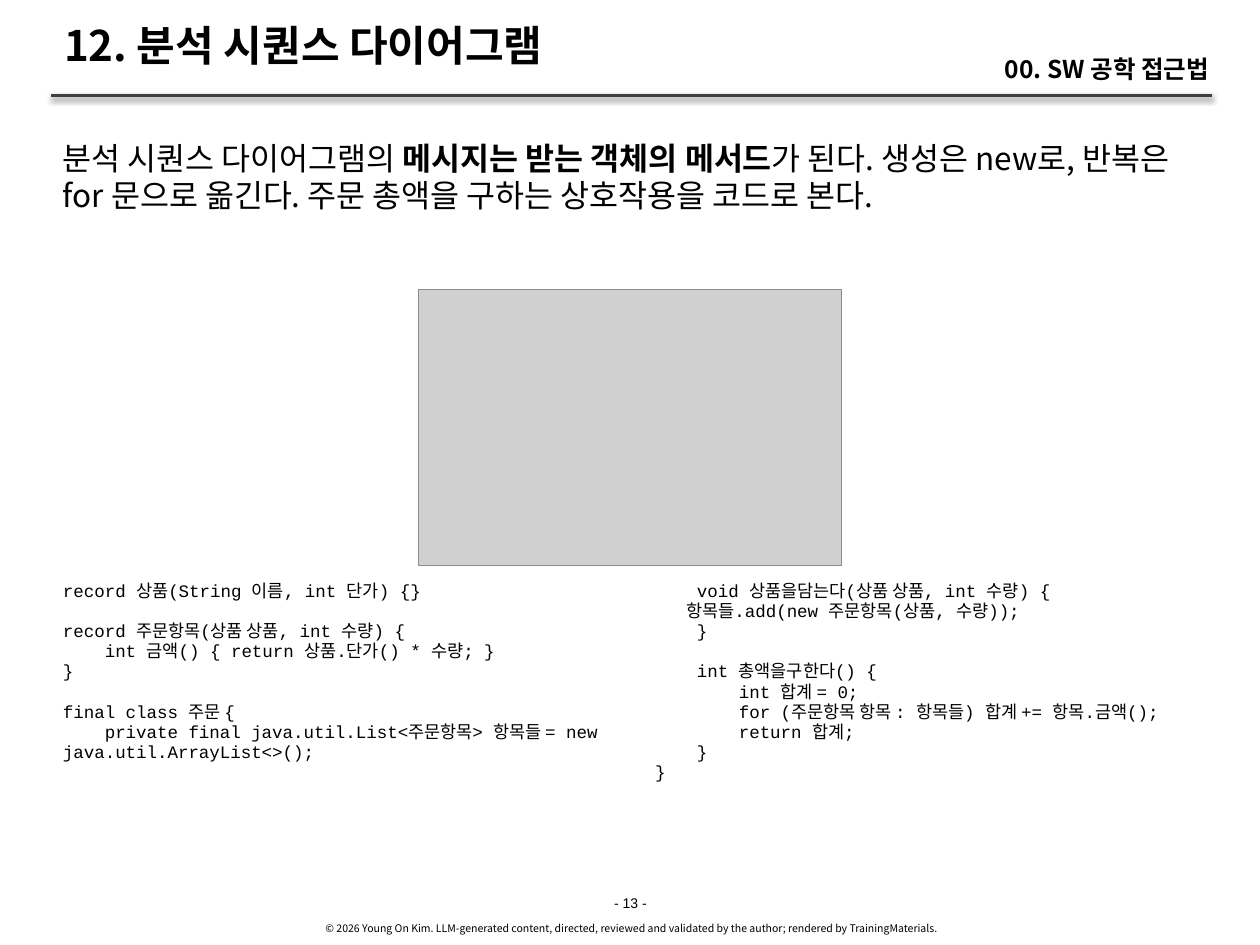
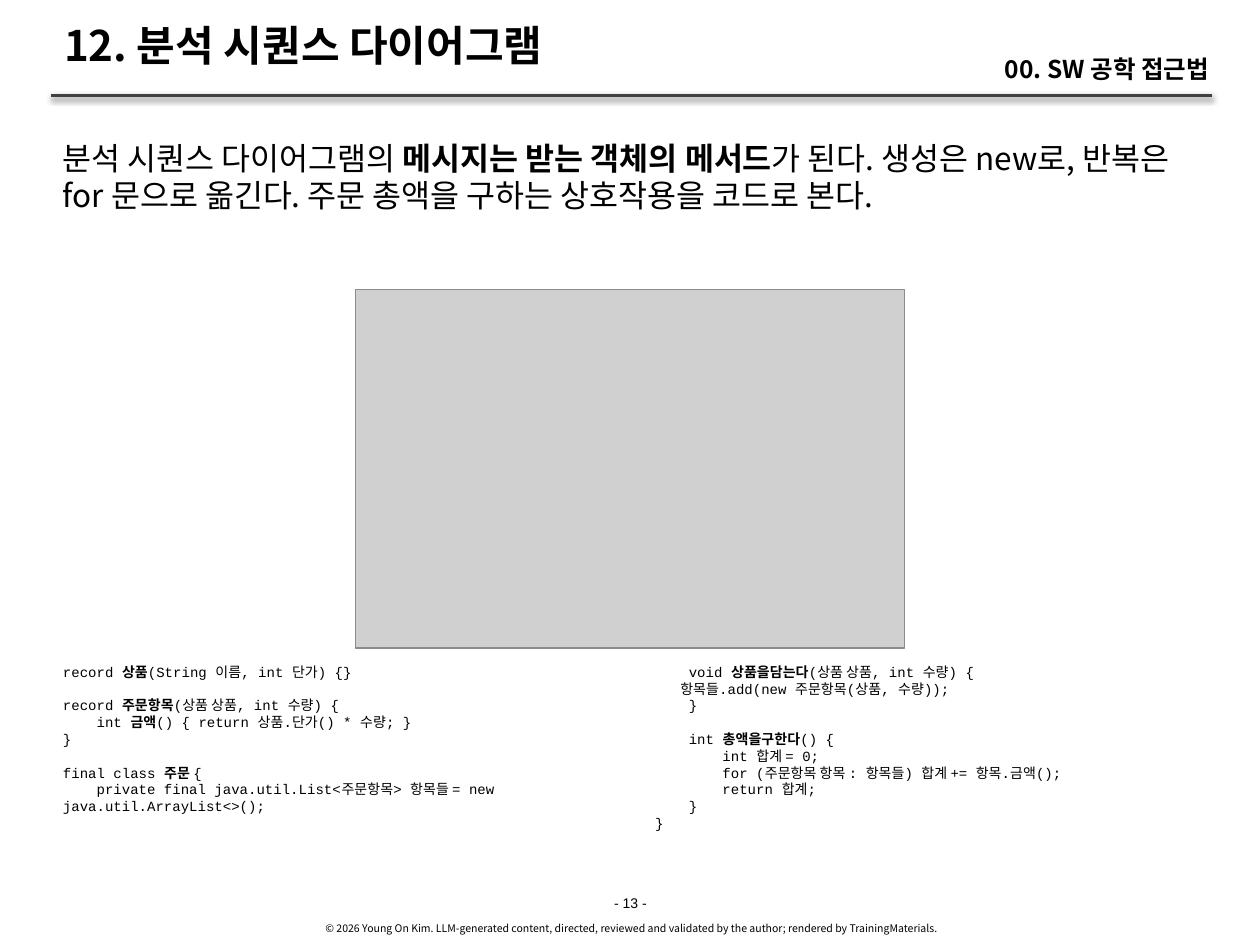
Before and after one commit to YoungSan77/TrainingMaterials, a slide deck: slide 13 of references/sw-engineering-approach/sw-engineering-approach.pptx. Drawn at 1260x945 pixels with LibreOffice and Linux fonts; fonts in the diff are those of the drawing; grey boxes stand for pictures. Boxes give left, top, right and bottom in pixels: in the first picture for what was removed or moved away, otherwise in the second. Text is boxed around its words. In the diff, an @@ line names an element or a change of style, - is before the commit and + after.

```diff
--- a/references/sw-engineering-approach/sw-engineering-approach.pptx
+++ b/references/sw-engineering-approach/sw-engineering-approach.pptx
@@ picture: place and size @@
-picture at bbox=[418, 290, 842, 566]
+picture at bbox=[355, 290, 905, 649]
@@ text "record 상품(String 이름, int 단가) ...": place and size @@
-text "record 상품(String 이름, int 단가) ..." at bbox=[63, 582, 597, 762]
+text "record 상품(String 이름, int 단가) ..." at bbox=[63, 665, 494, 814]
@@ text "record 상품(String 이름, int 단가) ..." at bbox=[63, 665, 494, 814]: size 10 to 8 pt; bold on in "상품(String", "주문항목(상품", "금액()", "주문"; line spacing 11.5pt to 9.6pt @@
@@ text "void 상품을담는다(상품 상품, int 수량) ...": place and size @@
-text "void 상품을담는다(상품 상품, int 수량) ..." at bbox=[686, 582, 1158, 741]
+text "void 상품을담는다(상품 상품, int 수량) ..." at bbox=[680, 665, 1061, 797]
@@ text "void 상품을담는다(상품 상품, int 수량) ..." at bbox=[680, 665, 1061, 797]: size 10 to 8 pt; bold on in "상품을담는다(상품", "총액을구한다()"; line spacing 11.5pt to 9.6pt @@
```
Also in this commit, not shown: 16 other slides changed, 15 other files.
